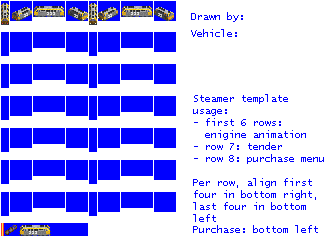
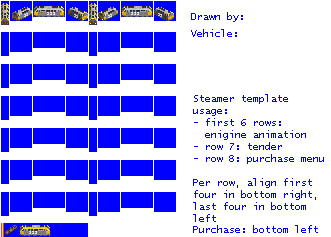
The second 331 x 237 image is a revision of the first. Changes to its layers:
painted on "empty.png" over [1, 236, 88, 237]
